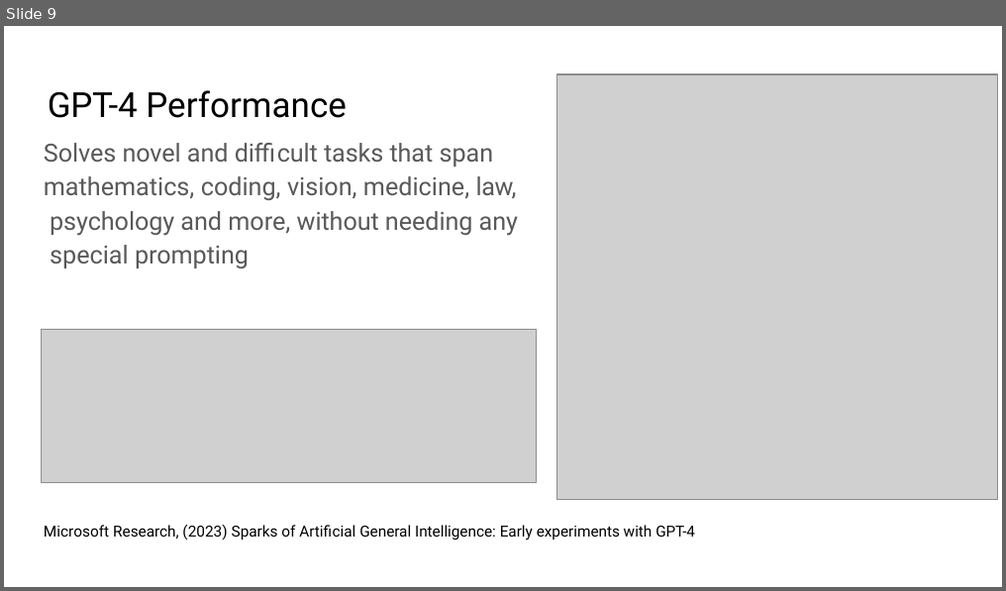
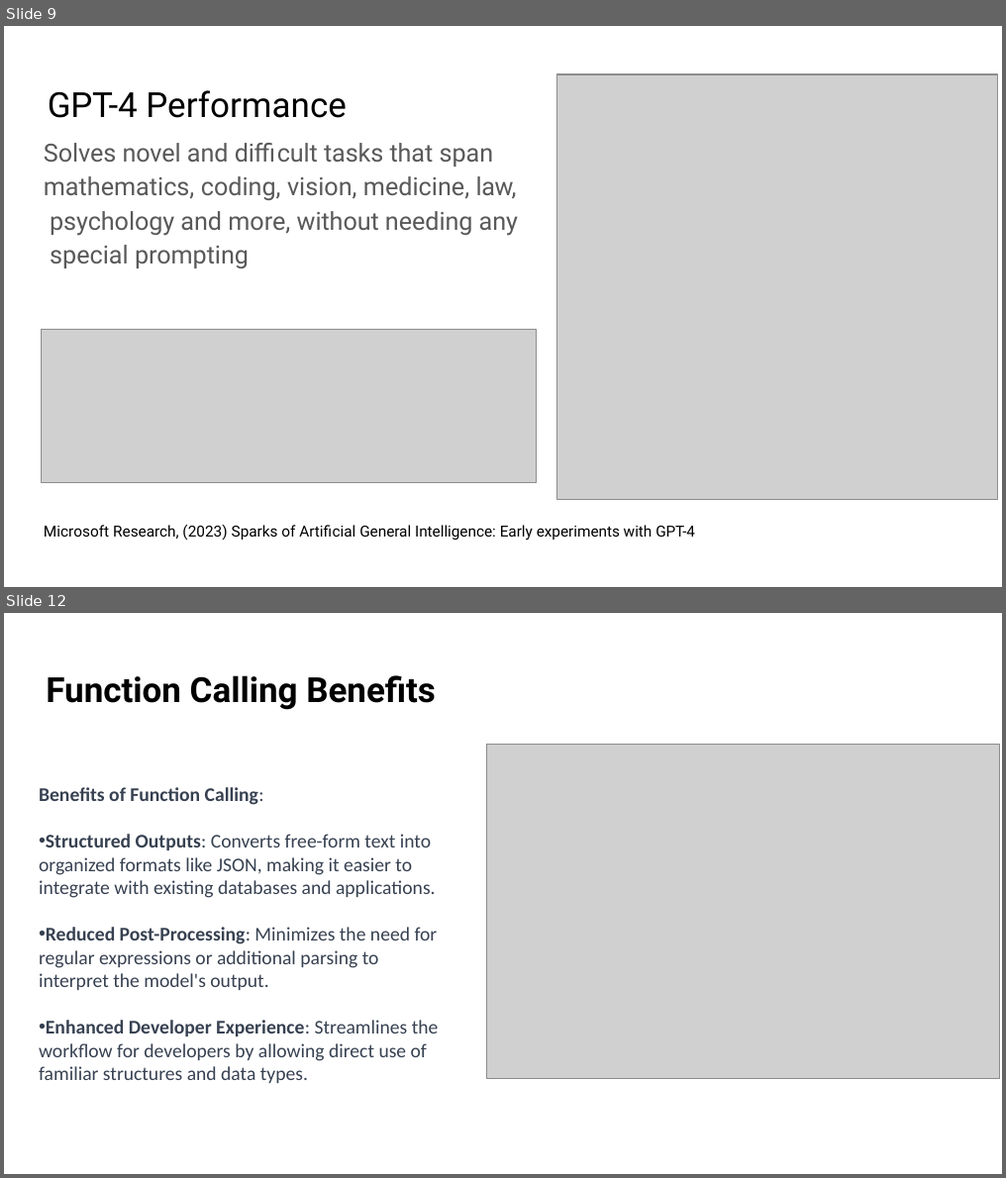
Before and after one commit to tmehtiyev2019/llm-api-tm, a slide deck: Project Presentation-Tural Mehtiyev.pptx. Shown one above the other, each under a label of ours: slide 9 before the commit, slides 9 and 12 after it; the slides between them are not shown. The pictures are 1006x591 and 1006x1178 pixels, drawn with LibreOffice and Linux fonts; fonts in the diff are those of the drawing; grey boxes stand for pictures; background and template pictures are left out. Boxes give left, top, right and bottom in pixels: in the first picture for what was removed or moved away, otherwise in the second. Text is boxed around its words. In the diff, an @@ line names an element or a change of style, - is before the commit and + after.

```diff
--- a/Project Presentation-Tural Mehtiyev.pptx
+++ b/Project Presentation-Tural Mehtiyev.pptx
@@ slide 12 added at [4, 613, 1002, 1174], background #FFFFFF @@
@@ title added at [46, 675, 436, 710], 25 pt, text #000000, bold @@
+Function Calling Benefits
@@ picture added at [487, 744, 999, 1079] @@
@@ text added at [39, 787, 439, 1083], 14 pt, text #374151 @@
+Benefits of Function Calling:
+• Structured Outputs: Converts free-form text into organized formats like JSON, making it easier to integrate with existing databases and applications.
+• Reduced Post-Processing: Minimizes the need for regular expressions or additional parsing to interpret the model's output.
+• Enhanced Developer Experience: Streamlines the workflow for developers by allowing direct use of familiar structures and data types.
```
Also in this commit, not shown: 4 slides changed, 6 other slides added, 5 slides removed.
